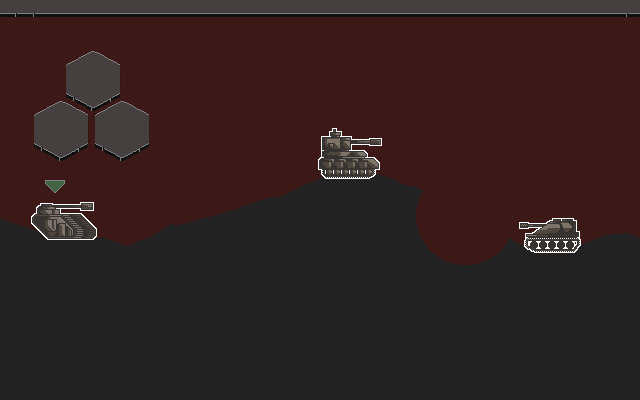
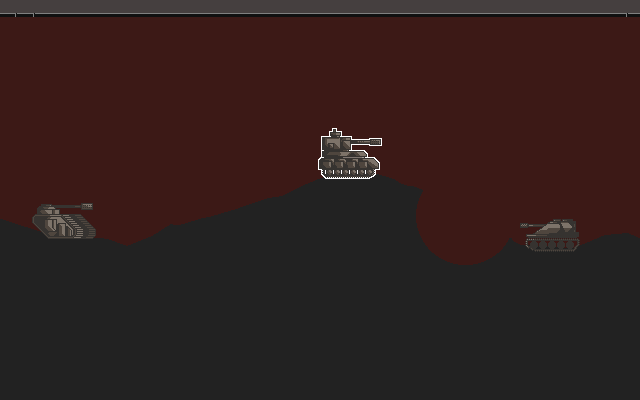
Layer changes from the first 640x400 image to the second:
removed layer "Pasted Layer" over [34, 51, 150, 161]
removed layer "pointer" over [34, 101, 89, 193]
painted on "Layer #1" over [31, 202, 581, 253]
